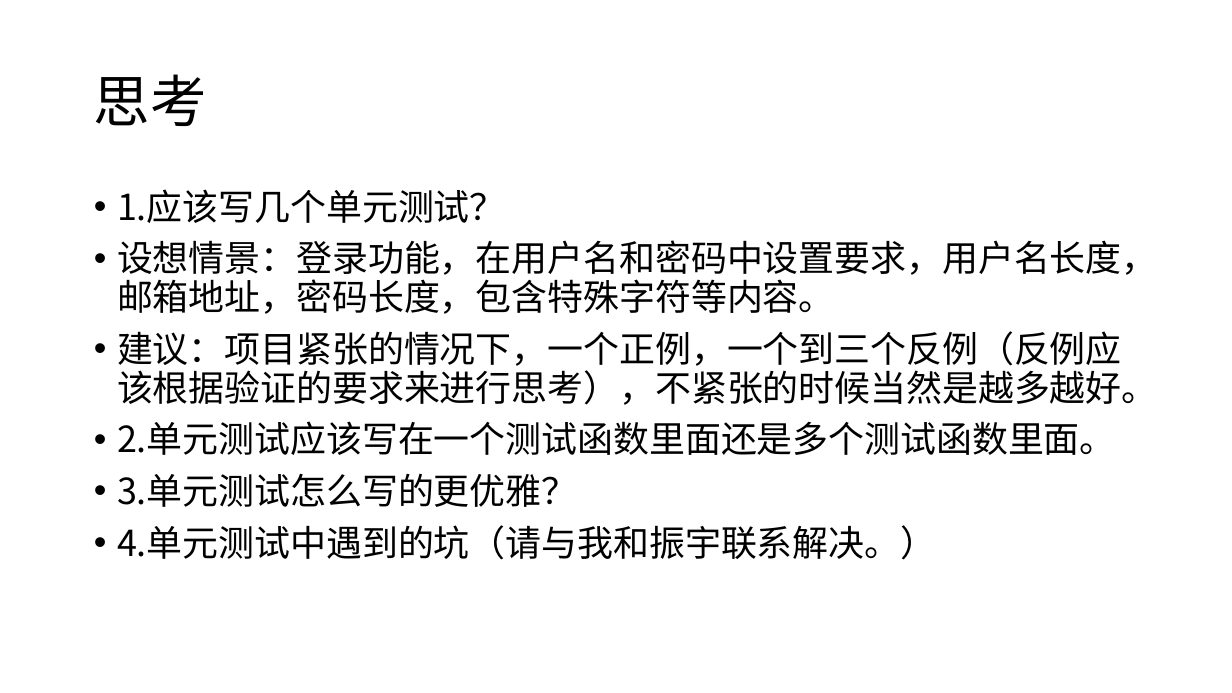
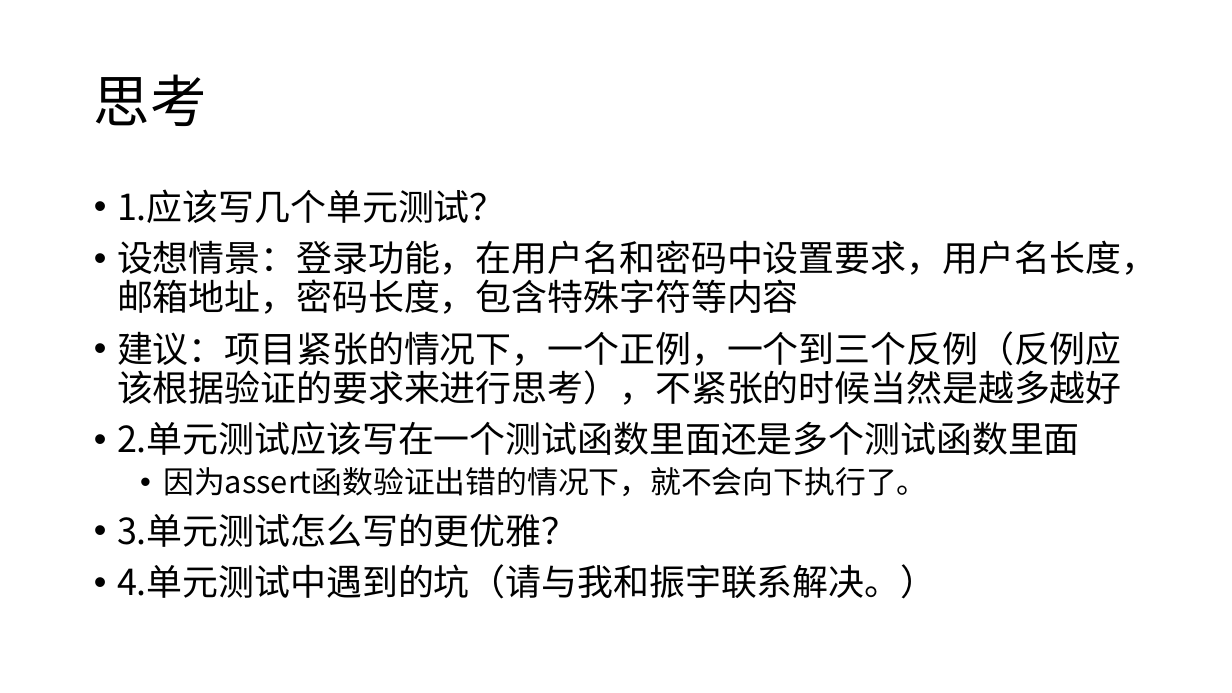
Before and after one commit to linhou/AndroidTest, a slide deck: slide 19 of 单元测试.pptx (slide 17 before the commit). Drawn at 1232x693 pixels with LibreOffice and Linux fonts; fonts in the diff are those of the drawing. Boxes give left, top, right and bottom in pixels: in the first picture for what was removed or moved away, otherwise in the second. Text is boxed around its words. In the diff, an @@ line names an element or a change of style, - is before the commit and + after.

Commit message:
重构内容

```diff
--- a/单元测试.pptx
+++ b/单元测试.pptx
@@ text at bbox=[117, 240, 1158, 496]: text changed @@
-• 设想情景：登录功能，在用户名和密码中设置要求，用户名长度，邮箱地址，密码长度，包含特殊字符等内容。
-• 建议：项目紧张的情况下，一个正例，一个到三个反例（反例应该根据验证的要求来进行思考），不紧张的时候当然是越多越好。
-• 2.单元测试应该写在一个测试函数里面还是多个测试函数里面。
+• 设想情景：登录功能，在用户名和密码中设置要求，用户名长度，邮箱地址，密码长度，包含特殊字符等内容
+• 建议：项目紧张的情况下，一个正例，一个到三个反例（反例应该根据验证的要求来进行思考），不紧张的时候当然是越多越好
+• 2.单元测试应该写在一个测试函数里面还是多个测试函数里面
+  • 因为assert函数验证出错的情况下，就不会向下执行了。
```
Also in this commit, not shown: 12 other slides changed, 5 slides added, 3 slides removed, 8 other files.
